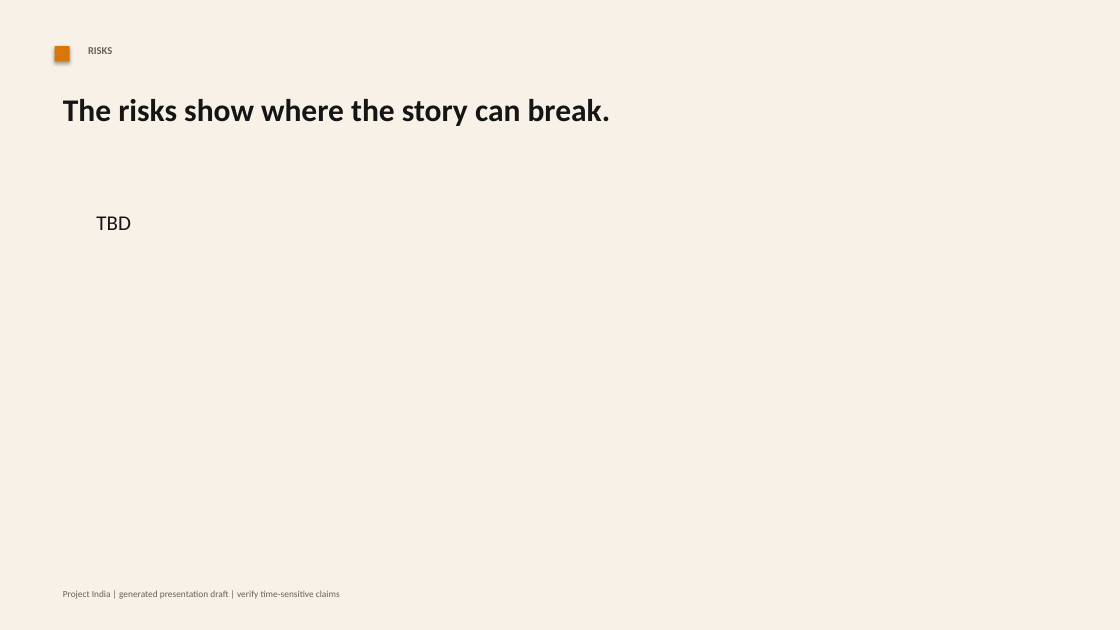
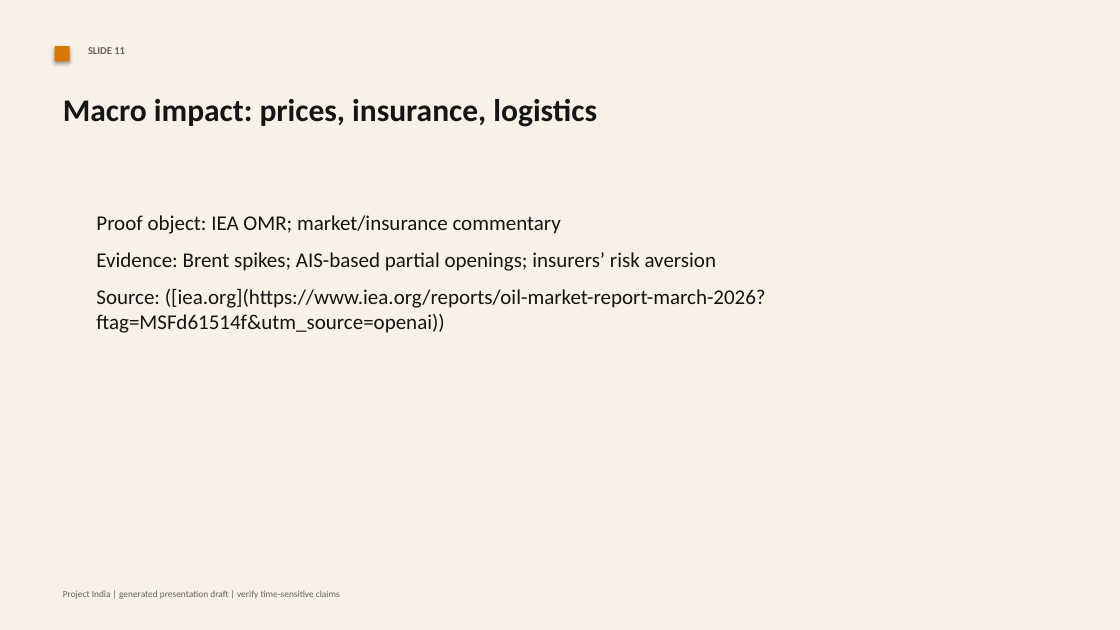
Before and after one commit to knirantar/Project-India, a slide deck: slide 12 of docs/presentations/us-iran-war-2026-generated-deck.pptx (slide 8 before the commit). Drawn at 1120x630 pixels with LibreOffice and Linux fonts; fonts in the diff are those of the drawing. Boxes give left, top, right and bottom in pixels: in the first picture for what was removed or moved away, otherwise in the second. Text is boxed around its words. In the diff, an @@ line names an element or a change of style, - is before the commit and + after.

```diff
--- a/docs/presentations/us-iran-war-2026-generated-deck.pptx
+++ b/docs/presentations/us-iran-war-2026-generated-deck.pptx
@@ text at (x1=88, y1=47, x2=125, y2=54): text changed @@
-RISKS
+SLIDE 11
@@ text at (x1=63, y1=99, x2=597, y2=127): text changed @@
-The risks show where the story can break.
+Macro impact: prices, insurance, logistics
@@ text at (x1=96, y1=215, x2=766, y2=333): text changed @@
-TBD
+Proof object: IEA OMR; market/insurance commentary
+Evidence: Brent spikes; AIS-based partial openings; insurers’ risk aversion
+Source: ([iea.org](https://www.iea.org/reports/oil-market-report-march-2026?ftag=MSFd61514f&utm_source=openai))
```
Also in this commit, not shown: 8 other slides changed, 4 slides added, 6 other files.
